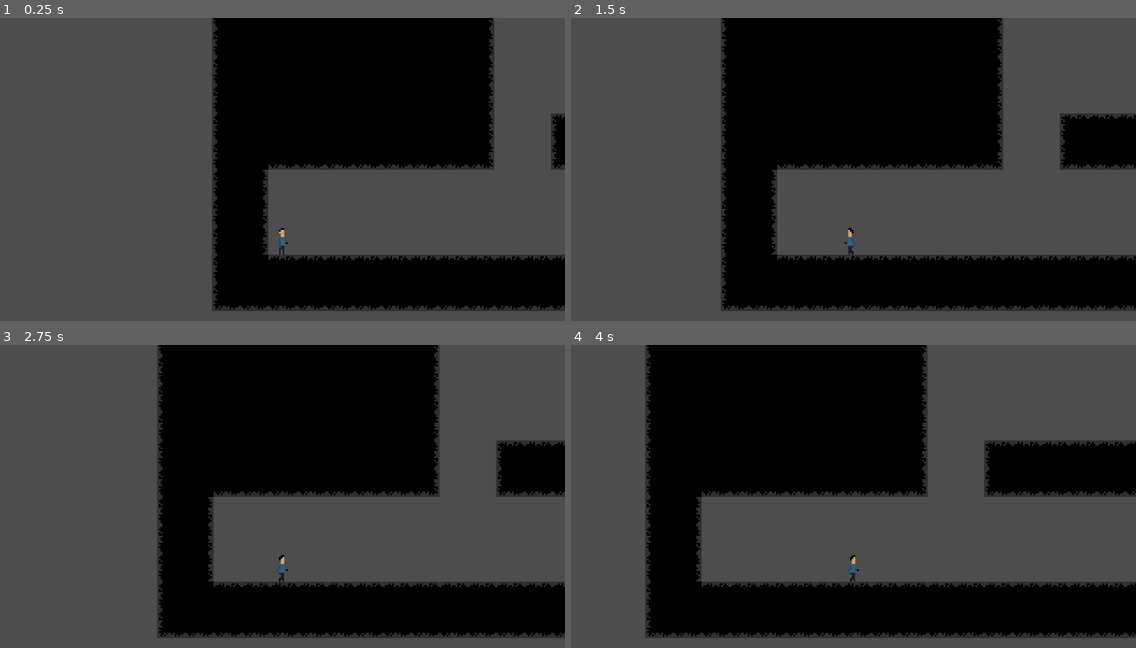
Above: before the commit, frames 1-4 (two rows, left to right).
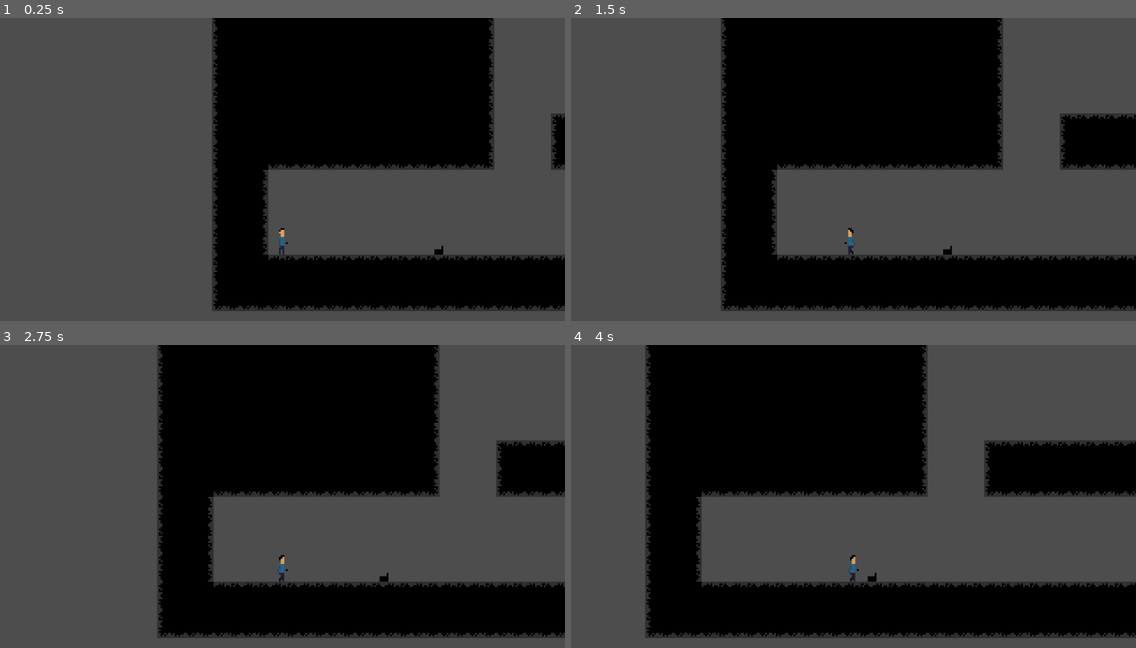
Above: after the commit, the same moments.

Repository: mysterious-ben/not-alone-in-the-dark
Game: Godot game, scene res://scenes/level_0.tscn
The game is run twice, just before and just after one commit, with the same random seed, the same clock (stepped at 60 frames per second) and the same inputs.
Inputs:
- Up to frame 1 (0.25 s): no input
- Up to frame 2 (1.5 s): tap Enter at 0.5 s; hold Right (move_right) from 0.53 s (still down); tap S (look_down) at 0.6 s; tap A (look_left) at 1.35 s
- Up to frame 3 (2.75 s): release Right (move_right) at 2.03 s; hold Left (move_left) from 2.03 s (still down); tap D (look_right) at 2.1 s
- Up to frame 4 (4 s): release Left (move_left) at 2.78 s; hold Right (move_right) from 2.78 s (still down); tap W (look_up) at 2.85 s; tap S (look_down) at 3.6 s

The runs differ from the first frame. In frame 1, less than 0.1% of the frame differs, in the area x 76-79%, y 75-79%; in frame 2, less than 0.1%; in frame 3, less than 0.1%; in frame 4, less than 0.1%.

Commit message:
feat: add a radio

Diff:
--- a/scenes/level_0.tscn
+++ b/scenes/level_0.tscn
@@ -1,6 +1,7 @@
 [gd_scene format=4 uid="uid://u5pv4x2nvnjh"]
 
 [ext_resource type="PackedScene" uid="uid://d10wld20ubael" path="res://scenes/hero.tscn" id="1_5uqbp"]
+[ext_resource type="PackedScene" uid="uid://jeydxaeeb84h" path="res://scenes/radio.tscn" id="1_uijja"]
 [ext_resource type="Texture2D" uid="uid://jgt3cjmb7khl" path="res://assets/sprites/dark_terrain_v2.png" id="3_rerym"]
 [ext_resource type="Texture2D" uid="uid://qno3jfvdaol2" path="res://assets/sprites/glass.png" id="3_uijja"]
 
@@ -44,8 +45,11 @@
 
 [node name="Level0" type="Node2D" unique_id=796323887]
 
+[node name="Radio" parent="." unique_id=1064159528 instance=ExtResource("1_uijja")]
+position = Vector2(-32, 40)
+
 [node name="Hero" parent="." unique_id=1137355183 instance=ExtResource("1_5uqbp")]
-position = Vector2(-120, 36)
+position = Vector2(-120, 40)
 
 [node name="Camera2D" type="Camera2D" parent="Hero" unique_id=1481715516]
 position = Vector2(0, -36)
--- /dev/null
+++ b/scenes/radio.tscn
@@ -0,0 +1,52 @@
+[gd_scene format=3 uid="uid://jeydxaeeb84h"]
+
+[ext_resource type="Texture2D" uid="uid://ee6g58cxldw0" path="res://assets/sprites/radio_v2.png" id="1_y83x7"]
+
+[sub_resource type="AtlasTexture" id="AtlasTexture_ldjbc"]
+atlas = ExtResource("1_y83x7")
+region = Rect2(0, 0, 16, 16)
+
+[sub_resource type="AtlasTexture" id="AtlasTexture_7h80l"]
+atlas = ExtResource("1_y83x7")
+region = Rect2(16, 0, 16, 16)
+
+[sub_resource type="AtlasTexture" id="AtlasTexture_4b7o3"]
+atlas = ExtResource("1_y83x7")
+region = Rect2(32, 0, 16, 16)
+
+[sub_resource type="SpriteFrames" id="SpriteFrames_ruvm8"]
+animations = [{
+"frames": [{
+"duration": 1.0,
+"texture": SubResource("AtlasTexture_ldjbc")
+}],
+"loop": 1,
+"name": &"off",
+"speed": 1.0
+}, {
+"frames": [{
+"duration": 1.0,
+"texture": SubResource("AtlasTexture_7h80l")
+}, {
+"duration": 1.0,
+"texture": SubResource("AtlasTexture_4b7o3")
+}],
+"loop": 1,
+"name": &"on",
+"speed": 1.0
+}]
+
+[sub_resource type="RectangleShape2D" id="RectangleShape2D_ruvm8"]
+size = Vector2(5, 3)
+
+[node name="Radio" type="AnimatableBody2D" unique_id=1064159528]
+
+[node name="AnimatedSprite2D" type="AnimatedSprite2D" parent="." unique_id=99641837]
+sprite_frames = SubResource("SpriteFrames_ruvm8")
+animation = &"on"
+autoplay = "off"
+
+[node name="CollisionShape2D" type="CollisionShape2D" parent="." unique_id=151651963]
+position = Vector2(0.5, 6.5)
+shape = SubResource("RectangleShape2D_ruvm8")
+disabled = true
Binary file added: assets/sprites/radio_v2.png
Not shown, added: assets/sprites/radio_v2.png.import
Renamed: assets/icon.svg -> icon.svg
Renamed: assets/icon.svg.import -> icon.svg.import
